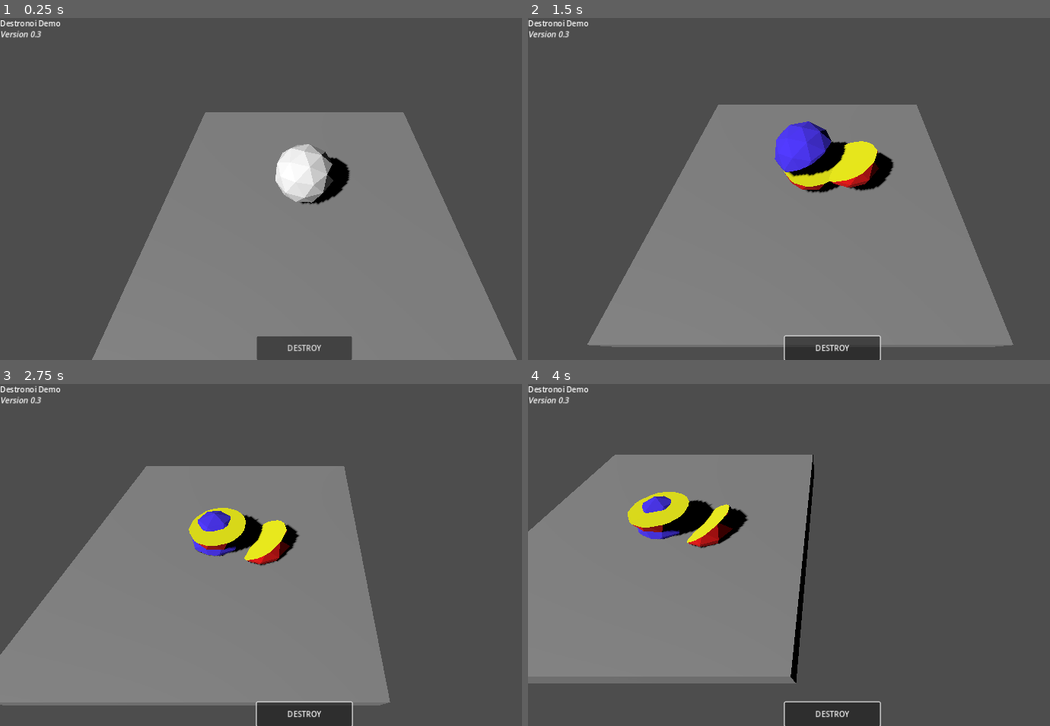
Above: before the commit, frames 1-4 (two rows, left to right).
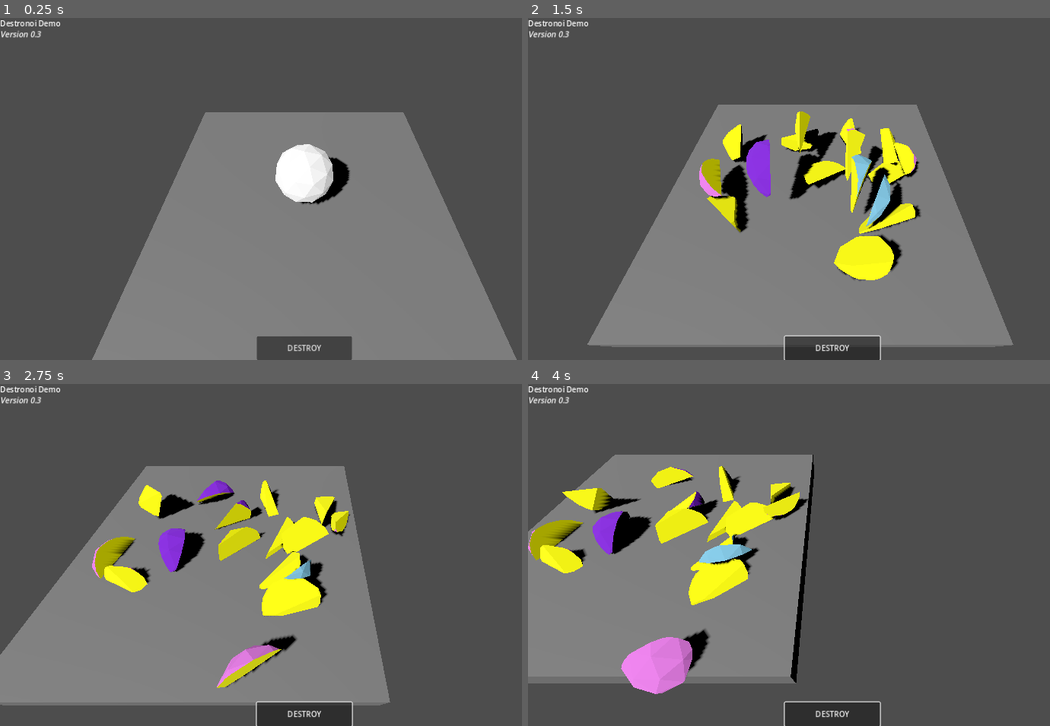
Above: after the commit, the same moments.

Repository: seadaemon/Destronoi
Game: Godot game, scene res://scenes/demo.tscn
Two runs of this game, one before a commit and one after it. Both use one fixed random seed, a clock stepped at 60 frames per second and the inputs below.
Inputs (mouse positions are in pixels of both pictures, inside the frame that each line leads up to):
- Up to frame 1 (0.25 s): no input
- Up to frame 2 (1.5 s): click "DESTROY" at 0.5 s; tap Enter at 1.25 s; move the mouse to (966, 171) at 1.27 s; hold D from 1.28 s (still down); tap Q at 1.35 s; click (966, 171) at 1.42 s
- Up to frame 3 (2.75 s): release D at 2 s; drag from (182, 572) to (271, 623) at 2.02 s
- Up to frame 4 (4 s): move the mouse to (893, 479) at 2.77 s; hold D 2.78-3.5 s; tap Q at 2.85 s; drag from (799, 623) to (648, 503) at 3.52 s

The runs differ from the first frame. In frame 1, 0.9% of the frame differs, in the area x 52-64%, y 36-54%; in frame 2, 8.5%; in frame 3, 8.5%; in frame 4, 9.8%, in the area x 0-54%, y 24-91%.

Commit message:
Changed physics engine + new colors

Diff:
--- a/project.godot
+++ b/project.godot
@@ -33,7 +33,12 @@
 "events": [Object(InputEventKey,"resource_local_to_scene":false,"resource_name":"","device":-1,"window_id":0,"alt_pressed":false,"shift_pressed":false,"ctrl_pressed":false,"meta_pressed":false,"pressed":false,"keycode":0,"physical_keycode":79,"key_label":0,"unicode":111,"echo":false,"script":null)
 ]
 }
+pause_key={
+"deadzone": 0.5,
+"events": [Object(InputEventKey,"resource_local_to_scene":false,"resource_name":"","device":-1,"window_id":0,"alt_pressed":false,"shift_pressed":false,"ctrl_pressed":false,"meta_pressed":false,"pressed":false,"keycode":0,"physical_keycode":80,"key_label":0,"unicode":112,"echo":false,"script":null)
+]
+}
 
 [physics]
 
-3d/run_on_separate_thread=true
+3d/physics_engine="JoltPhysics3D"
--- a/scripts/Destronoi.gd
+++ b/scripts/Destronoi.gd
@@ -29,7 +29,7 @@
 
 	# generate 2^{n+1} pieces
 	# dont go above 4 unless you want to crash
-	var n = 1
+	var n = 3
 
 	for i in range(n):
 		var leaves = []
@@ -65,12 +65,13 @@
 
 	# keep generating sites until they are within the mesh
 	while vst_node._sites.size() < 2:
-		site = Vector3(randf_range(min_vec.x + 0.45*(max_vec.x-min_vec.x),max_vec.x - 0.45*(max_vec.x-min_vec.x)),
-						randf_range(min_vec.y + 0.0*(max_vec.y-min_vec.y),max_vec.y - 0.0*(max_vec.y-min_vec.y)),
-						randf_range(min_vec.z + 0.45*(max_vec.z-min_vec.z),max_vec.z - 0.45*(max_vec.z-min_vec.z)))
-		#site = Vector3(randfn((max_vec.x + min_vec.x)/2.0, 0.1),
-		#			   0,
-		#			   randfn((max_vec.z + min_vec.z)/2.0, 0.1))
+		#site = Vector3(randf_range(min_vec.x + 0.45*(max_vec.x-min_vec.x),max_vec.x - 0.45*(max_vec.x-min_vec.x)),
+		#				randf_range(min_vec.y + 0.0*(max_vec.y-min_vec.y),max_vec.y - 0.0*(max_vec.y-min_vec.y)),
+		#				randf_range(min_vec.z + 0.45*(max_vec.z-min_vec.z),max_vec.z - 0.45*(max_vec.z-min_vec.z)))
+
+		site = Vector3(randfn((max_vec.x + min_vec.x)/2.0, 0.1),
+					   randfn((max_vec.y + min_vec.y)/2.0, 0.1),
+					   randfn((max_vec.z + min_vec.z)/2.0, 0.1))
 		var num_intersections = 0
 		for tri in range(mdt.get_face_count()):
 			var face_v_ids = [mdt.get_face_vertex(tri,0),mdt.get_face_vertex(tri,1),mdt.get_face_vertex(tri,2)]
@@ -89,6 +90,9 @@
 	# Colors for the new geometry
 	var color_purple := Color(0.3,0.2,1)
 	var color_red := Color(1,0,0)
+	#ar color_green := Color(0,
+	#var color_pink := Color.PINK
+	var outer_colors = [Color.PURPLE, Color.VIOLET, Color.SKY_BLUE, Color.BLUE_VIOLET]
 	var color_yellow := Color(1,1,0)
 
 	if vst_node.get_site_count() != 2 :
@@ -131,9 +135,9 @@
 		if(side == 1):
 			plane.normal = -plane.normal
 			plane.d = -plane.d
-			surface_tool.set_color(color_red)
+			surface_tool.set_color(outer_colors.pick_random())
 		else:
-			surface_tool.set_color(color_purple)
+			surface_tool.set_color(outer_colors.pick_random())
 
 		var coplanar_vertices := [] # new vertices which intersect the plane
 
--- a/scripts/demo.gd
+++ b/scripts/demo.gd
@@ -5,6 +5,7 @@
 var weak_ref;
 # Called when the node enters the scene tree for the first time.
 func _ready():
+	process_mode = Node.PROCESS_MODE_ALWAYS
 	RenderingServer.set_debug_generate_wireframes(true)
 
 	destroy_button = get_node("UI/HBoxContainer/Button")
@@ -22,6 +23,9 @@
 			get_viewport().debug_draw = Viewport.DEBUG_DRAW_DISABLED
 		else:
 			get_viewport().debug_draw = Viewport.DEBUG_DRAW_WIREFRAME
+
+	if(Input.is_action_just_pressed("pause_key")):
+		get_tree().paused = !get_tree().paused
 
 	if(Input.is_action_just_pressed("ui_up")):
 		get_tree().reload_current_scene()
@@ -95,7 +99,10 @@
 
 		for x in range(endpoints.size()):
 			estim_dir += endpoints[x]
-		estim_dir /= endpoints.size()
+
+		if(endpoints.size() > 0):
+			estim_dir /= endpoints.size()
+
 		estim_dir = estim_dir.normalized()
 		new_body.set_axis_velocity(5.0 * estim_dir)
 		#print(estim_dir)
--- a/shaders/debug.gdshader
+++ b/shaders/debug.gdshader
@@ -1,4 +1,5 @@
 shader_type spatial;
+render_mode diffuse_toon;
 
 const vec3 red = vec3(1,0,0);
 const vec3 green = vec3(0,1,0);
Not shown, added: addons/godot-jolt/LICENSE.txt
Not shown, added: addons/godot-jolt/THIRDPARTY.txt
Not shown, added: addons/godot-jolt/android/libgodot-jolt_android-arm32.so
Not shown, added: addons/godot-jolt/android/libgodot-jolt_android-arm32_editor.so
Not shown, added: addons/godot-jolt/android/libgodot-jolt_android-arm64.so
Not shown, added: addons/godot-jolt/android/libgodot-jolt_android-arm64_editor.so
Not shown, added: addons/godot-jolt/android/libgodot-jolt_android-x64.so
Not shown, added: addons/godot-jolt/android/libgodot-jolt_android-x64_editor.so
Not shown, added: addons/godot-jolt/android/libgodot-jolt_android-x86.so
Not shown, added: addons/godot-jolt/android/libgodot-jolt_android-x86_editor.so
Not shown, added: addons/godot-jolt/godot-jolt.gdextension
Not shown, added: addons/godot-jolt/ios/godot-jolt_ios.framework/Info.plist
(and 18 more such lines)
